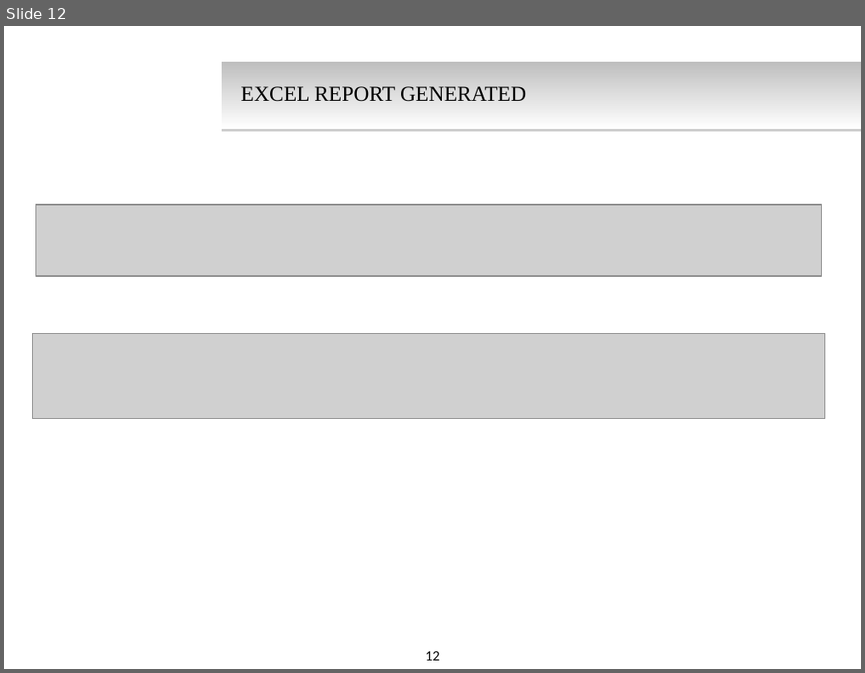
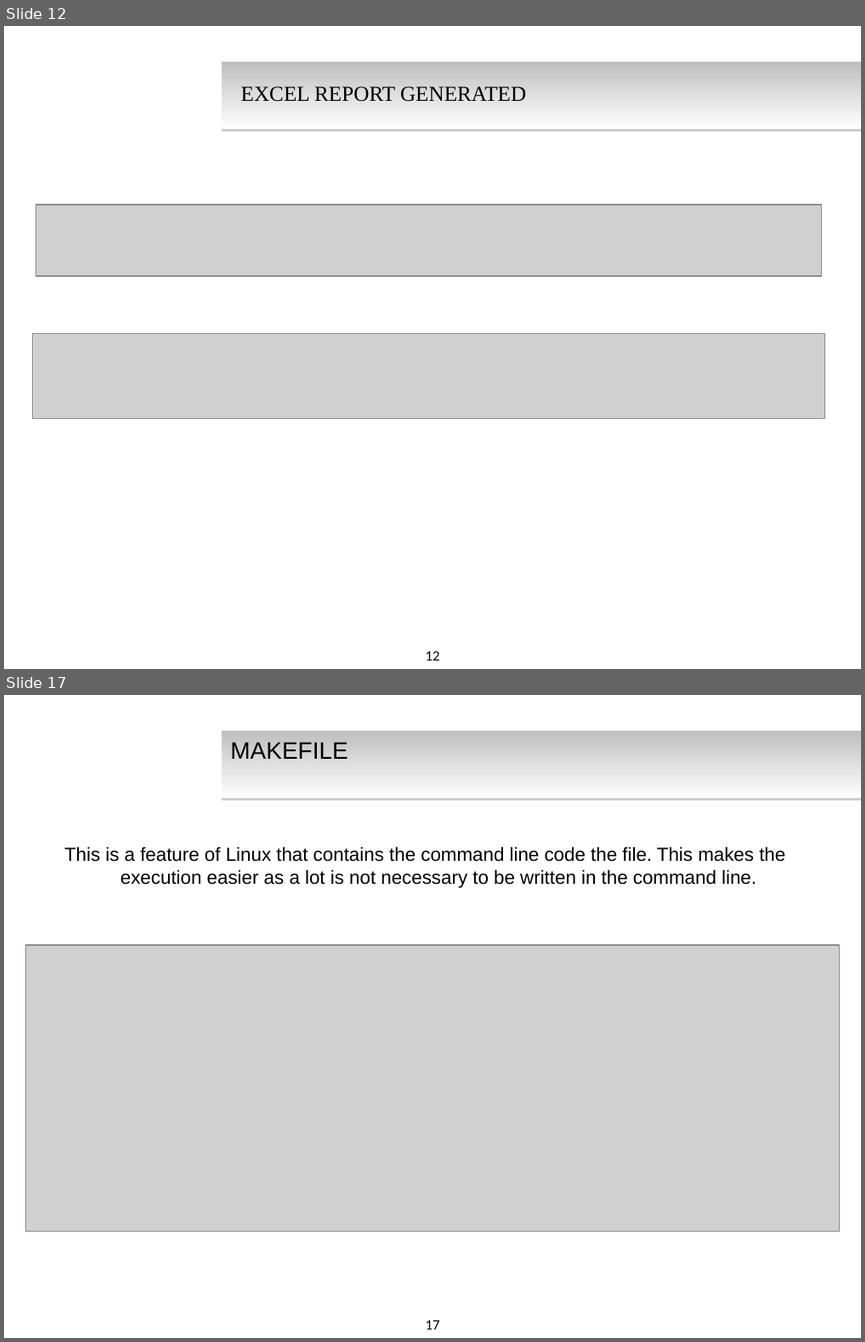
Before and after one commit to keshav009/test-repo, a slide deck: Presentation_final.pptx. Shown one above the other, each under a label of ours: slide 12 before the commit, slides 12 and 17 after it; the slides between them are not shown. The pictures are 865x673 and 865x1342 pixels, drawn with LibreOffice and Linux fonts; fonts in the diff are those of the drawing; grey boxes stand for pictures; background and template pictures are left out. Boxes give left, top, right and bottom in pixels: in the first picture for what was removed or moved away, otherwise in the second. Text is boxed around its words. In the diff, an @@ line names an element or a change of style, - is before the commit and + after.

```diff
--- a/Presentation_final.pptx
+++ b/Presentation_final.pptx
@@ slide 17 added at (4,695,861,1338), background #FFFFFF; not listed: 2 template elements that a slide beside it also shows @@
@@ title added at (230,742,348,759), 20 pt, text #000000 @@
+MAKEFILE
@@ text added at (64,846,785,888), 16 pt, text #000000 @@
+This is a feature of Linux that contains the command line code the file. This makes the execution easier as a lot is not necessary to be written in the command line.
@@ picture added at (25,945,840,1231) @@
```
Also in this commit, not shown: 3 slides changed, 6 other slides added, 1 slide removed.
